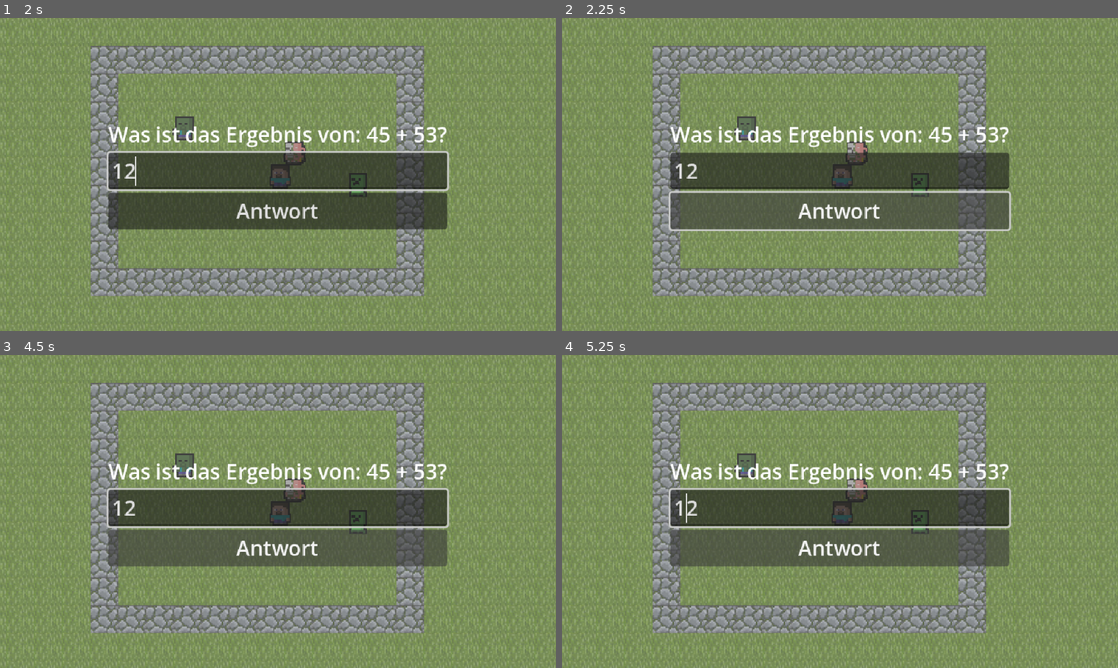
Above: before the commit, frames 1-4 (two rows, left to right).
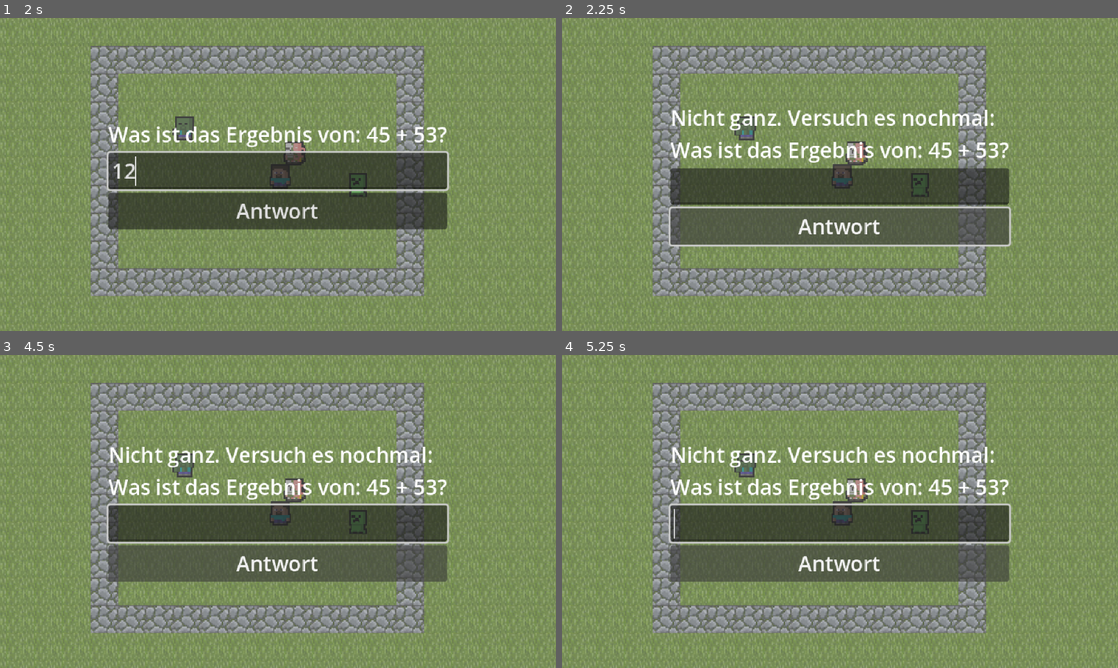
Above: after the commit, the same moments.

Repository: twiederk/MathDungeon
Game: Godot game, scene res://main.tscn
The game is run twice, just before and just after one commit, with the same random seed, the same clock (stepped at 60 frames per second) and the same inputs.
Inputs (mouse positions are in pixels of both pictures, inside the frame that each line leads up to):
- Up to frame 1 (2 s): tap Enter at 0.5 s; hold Right (move_right) 0.53-1.25 s; click (278, 171) at 1.27 s; type "12" at 1.35 s
- Up to frame 2 (2.25 s): click "Antwort" at 2 s
- Up to frame 3 (4.5 s): tap Space at 2.75, 4.25 s; hold Down (move_down) 2.78-3.53 s; tap Enter at 3.5 s; hold Right (move_right) 3.53-4.28 s; hold Up (move_up) from 4.28 s (still down)
- Up to frame 4 (5.25 s): tap Enter at 5 s; release Up (move_up) at 5.03 s; hold Left (move_left) from 5.03 s (still down)

Frame 1 is identical in both runs. In frame 2, 12% of the frame differs, in the area x 19-81%, y 29-74%; in frame 3, 12%; in frame 4, 12%.

Commit message:
Connected signal of answer button in quiz dialog

Diff:
--- a/godot/quiz_dialog.gd
+++ b/godot/quiz_dialog.gd
@@ -32,7 +32,12 @@
 	return AdditionExerciseGenerator.new(enemy.stats.max_number).create_exercise()
 
 
-func _on_text_submitted(_text: String) -> void:
+func _on_text_submitted(text: String) -> void:
+	var answer: int = text.strip_edges().to_int()
+	_check_answer(answer)
+
+
+func _on_button_pressed() -> void:
 	var answer: int = input.text.strip_edges().to_int()
 	_check_answer(answer)
 
--- a/godot/quiz_dialog.tscn
+++ b/godot/quiz_dialog.tscn
@@ -44,3 +44,4 @@
 text = "Antwort"
 
 [connection signal="text_submitted" from="CenterContainer/VBoxContainer/LineEdit" to="." method="_on_text_submitted"]
+[connection signal="pressed" from="CenterContainer/VBoxContainer/Button" to="." method="_on_button_pressed"]
